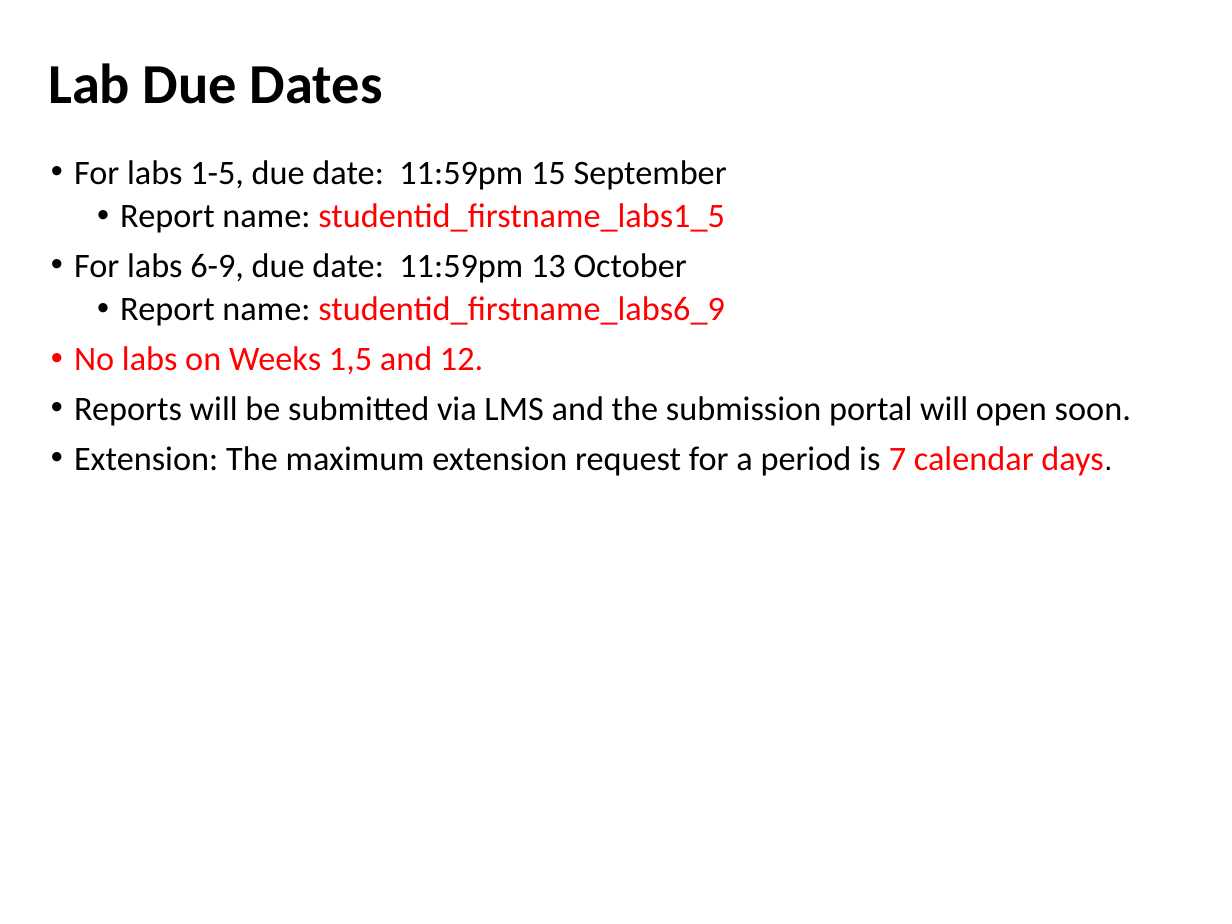
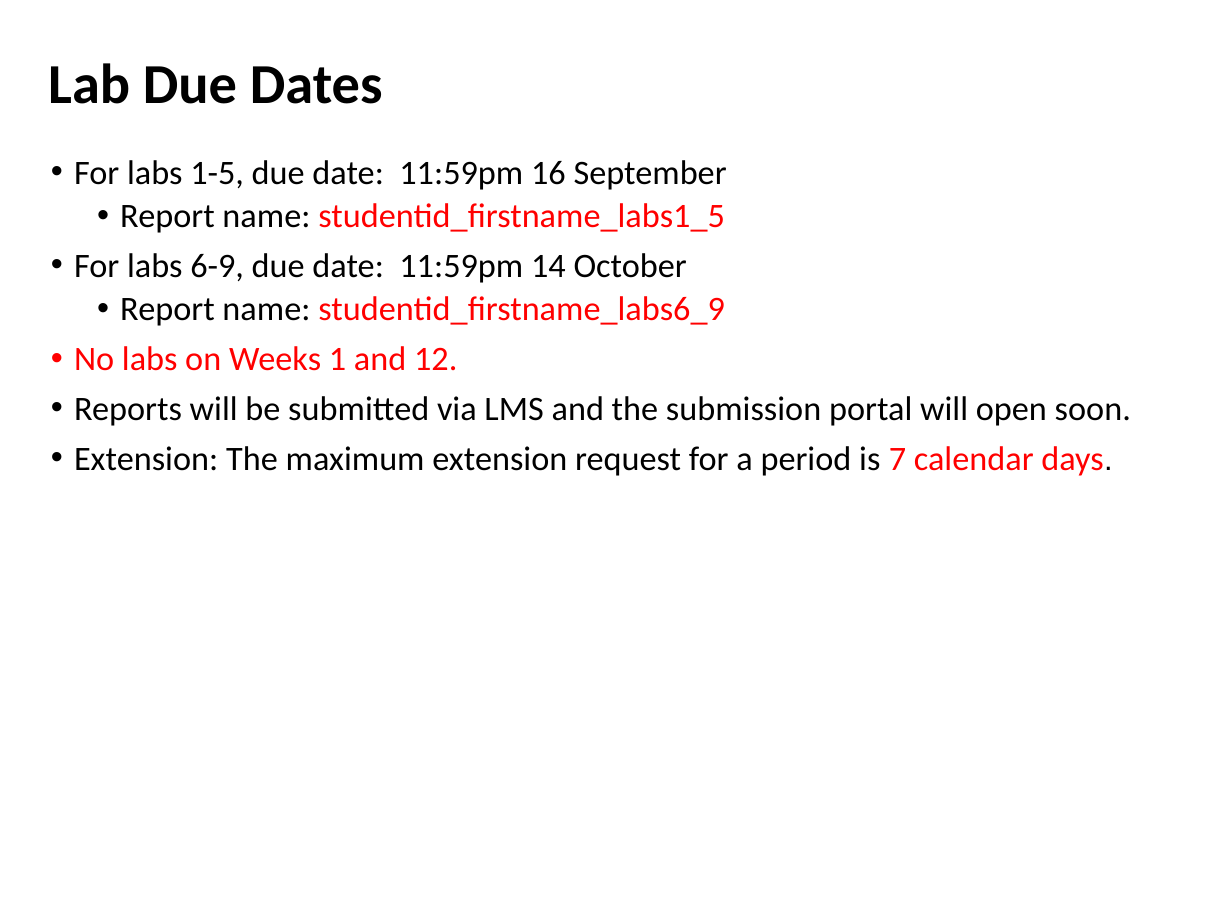
Before and after one commit to zhangzhics/CITS5503_Sem2, a slide deck: slide 29 of Lectures2025/CITS5503CloudComputingIntro_week1.pptx. Drawn at 1232x924 pixels with LibreOffice and Linux fonts; fonts in the diff are those of the drawing. Boxes give left, top, right and bottom in pixels: in the first picture for what was removed or moved away, otherwise in the second. Text is boxed around its words. In the diff, an @@ line names an element or a change of style, - is before the commit and + after.

```diff
--- a/Lectures2025/CITS5503CloudComputingIntro_week1.pptx
+++ b/Lectures2025/CITS5503CloudComputingIntro_week1.pptx
@@ text at (74, 160, 727, 190): text changed @@
-• For labs 1-5, due date: 11:59pm 15 September
+• For labs 1-5, due date: 11:59pm 16 September
@@ text at (74, 253, 687, 283): text changed @@
-• For labs 6-9, due date: 11:59pm 13 October
+• For labs 6-9, due date: 11:59pm 14 October
@@ text at (74, 346, 457, 371): text changed @@
-• No labs on Weeks 1,5 and 12.
+• No labs on Weeks 1 and 12.
```
Also in this commit, not shown: 1 other slide changed.
